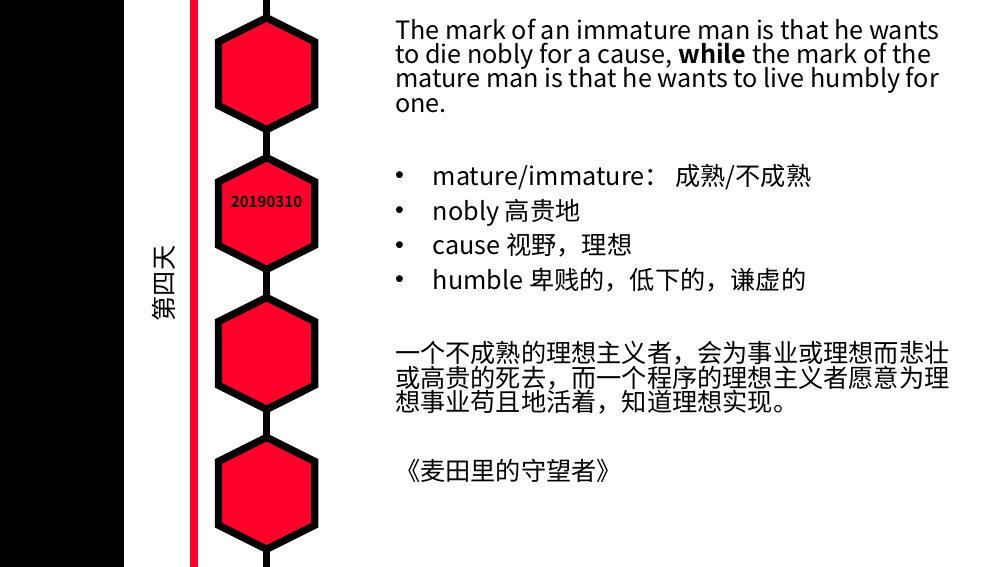
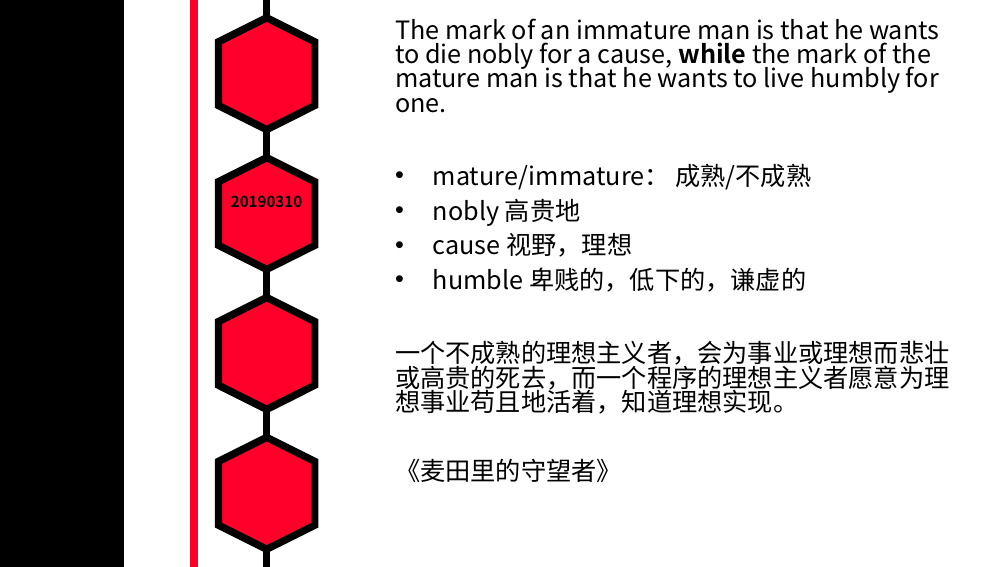
Before and after one commit to MarkShen1992/PPT-template, a slide deck: slide 4 of morning reading/iridescent english sentenses.pptx. Drawn at 1008x567 pixels with LibreOffice and Linux fonts; fonts in the diff are those of the drawing. Boxes give left, top, right and bottom in pixels: in the first picture for what was removed or moved away, otherwise in the second. Text is boxed around its words. In the diff, an @@ line names an element or a change of style, - is before the commit and + after.

```diff
--- a/morning reading/iridescent english sentenses.pptx
+++ b/morning reading/iridescent english sentenses.pptx
@@ text removed at bbox=[145, 253, 182, 320] @@
-第四天
```
Also in this commit, not shown: 11 other slides changed, 2 slides added.
